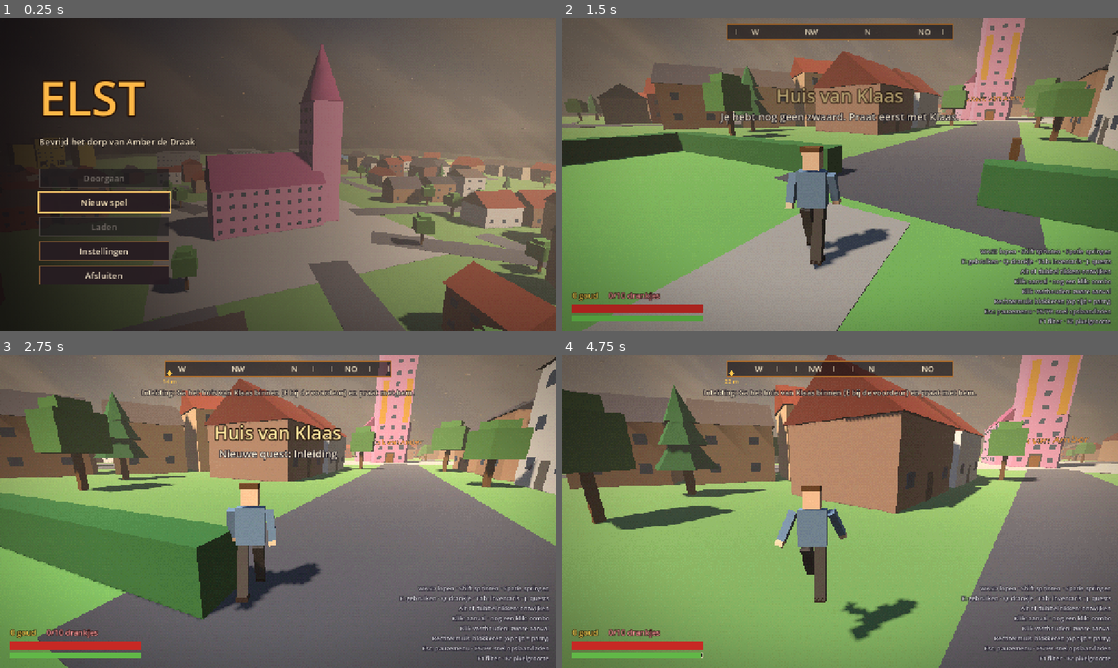
Above: before the commit, frames 1-4 (two rows, left to right).
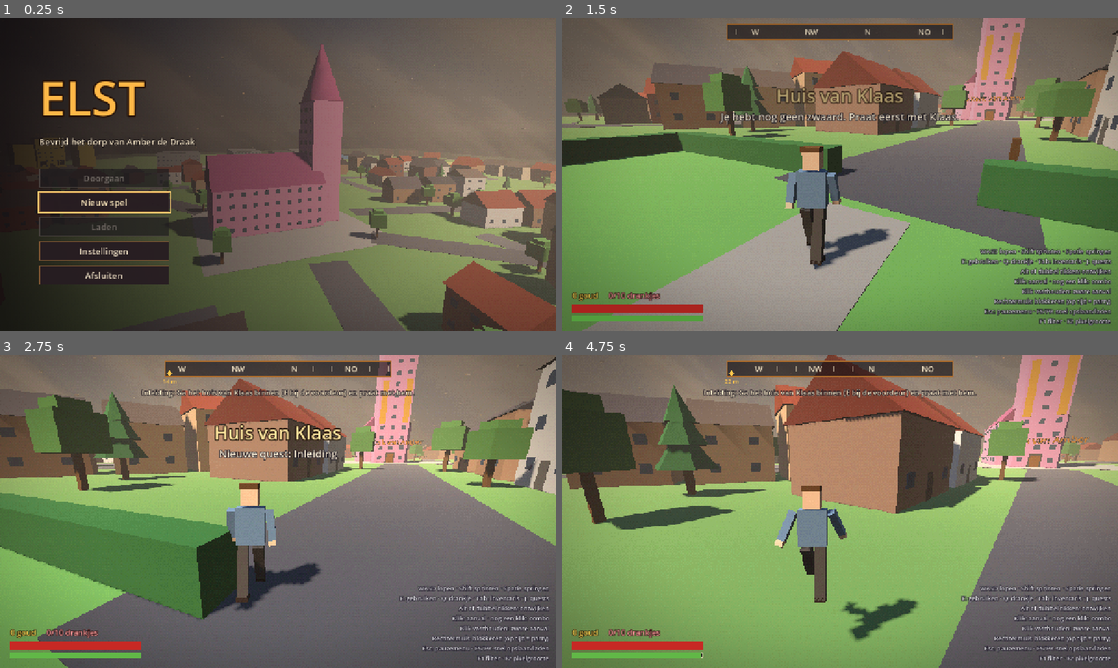
Above: after the commit, the same moments.

Repository: J0C0M/ElstTheGame
Game: Godot game, scene res://scenes/main/Main.tscn
Two runs of this game, one before a commit and one after it. Both use one fixed random seed, a clock stepped at 60 frames per second and the inputs below.
Inputs (mouse positions are in pixels of both pictures, inside the frame that each line leads up to):
- Up to frame 1 (0.25 s): no input
- Up to frame 2 (1.5 s): move the mouse to (962, 158) at 0.52 s; press the mouse at (962, 158) at 0.53 s; hold D (move_right) 0.53-1.28 s; tap Space (jump) at 0.77 s; move the mouse to (812, 174) at 1.27 s; release the mouse at (812, 174) at 1.28 s; hold W (move_forward) from 1.28 s (still down); right-click (812, 174) at 1.35 s
- Up to frame 3 (2.75 s): keep holding W (move_forward); tap Space (jump) at 1.52 s; move the mouse to (289, 505) at 2.02 s; hold Alt (dodge) from 2.03 s (still down)
- Up to frame 4 (4.75 s): keep holding W (move_forward); move the mouse to (834, 517) at 2.77 s; release Alt (dodge) at 2.78 s; tap E (interact) at 2.85 s; tap Space (jump) at 3.02, 3.77, 4.52 s; move the mouse to (878, 514) at 3.52 s; hold J (quest_log) 3.53-4.28 s; move the mouse to (795, 508) at 4.27 s; tap Shift (sprint) at 4.35 s

The runs differ from the first frame. In frame 1, 4.9% of the frame differs, in the area x 27-81%, y 54-93%; in frame 2, 0.1%; in frame 3, 0.2%; in frame 4, 0.4%.

Commit message:
Shrink the church square so it fits beside the main road

Diff:
--- a/scenes/world/locations/Kerk.tscn
+++ b/scenes/world/locations/Kerk.tscn
@@ -11,7 +11,7 @@
 
 [sub_resource type="BoxMesh" id="BoxMesh_2"]
 material = SubResource("StandardMaterial3D_1")
-size = Vector3(64, 0.05, 64)
+size = Vector3(46, 0.05, 46)
 
 [sub_resource type="StandardMaterial3D" id="StandardMaterial3D_3"]
 albedo_color = Color(0.6, 0.26, 0.42, 1)
@@ -34,7 +34,7 @@
 size = Vector3(1.6, 12, 0.2)
 
 [sub_resource type="BoxShape3D" id="BoxShape3D_7"]
-size = Vector3(64, 20, 64)
+size = Vector3(46, 20, 46)
 
 [node name="Kerk" type="Node3D"]
 
@@ -91,21 +91,21 @@
 outline_size = 14
 
 [node name="Tree1" parent="." instance=ExtResource("3_res")]
-position = Vector3(-26, 0, -26)
+position = Vector3(-19, 0, -19)
 scale = Vector3(1.3, 1.3, 1.3)
 
 [node name="Tree2" parent="." instance=ExtResource("3_res")]
-position = Vector3(26, 0, -26)
+position = Vector3(19, 0, -19)
 rotation = Vector3(0, 1, 0)
 scale = Vector3(1.3, 1.3, 1.3)
 
 [node name="Tree3" parent="." instance=ExtResource("3_res")]
-position = Vector3(-26, 0, 26)
+position = Vector3(-19, 0, 19)
 rotation = Vector3(0, 2, 0)
 scale = Vector3(1.3, 1.3, 1.3)
 
 [node name="Tree4" parent="." instance=ExtResource("3_res")]
-position = Vector3(26, 0, 26)
+position = Vector3(19, 0, 19)
 rotation = Vector3(0, 3, 0)
 scale = Vector3(1.3, 1.3, 1.3)
 
